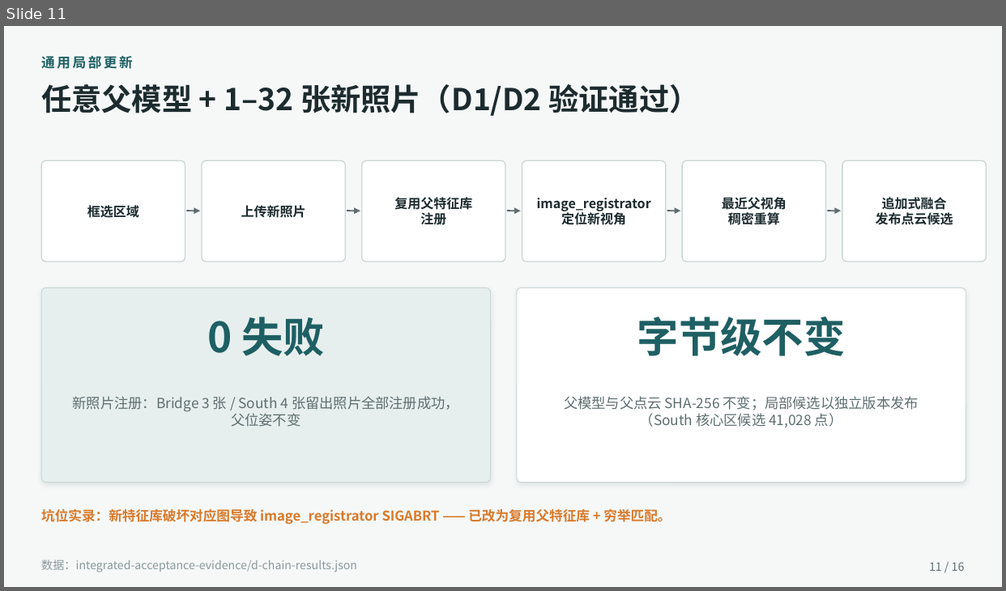
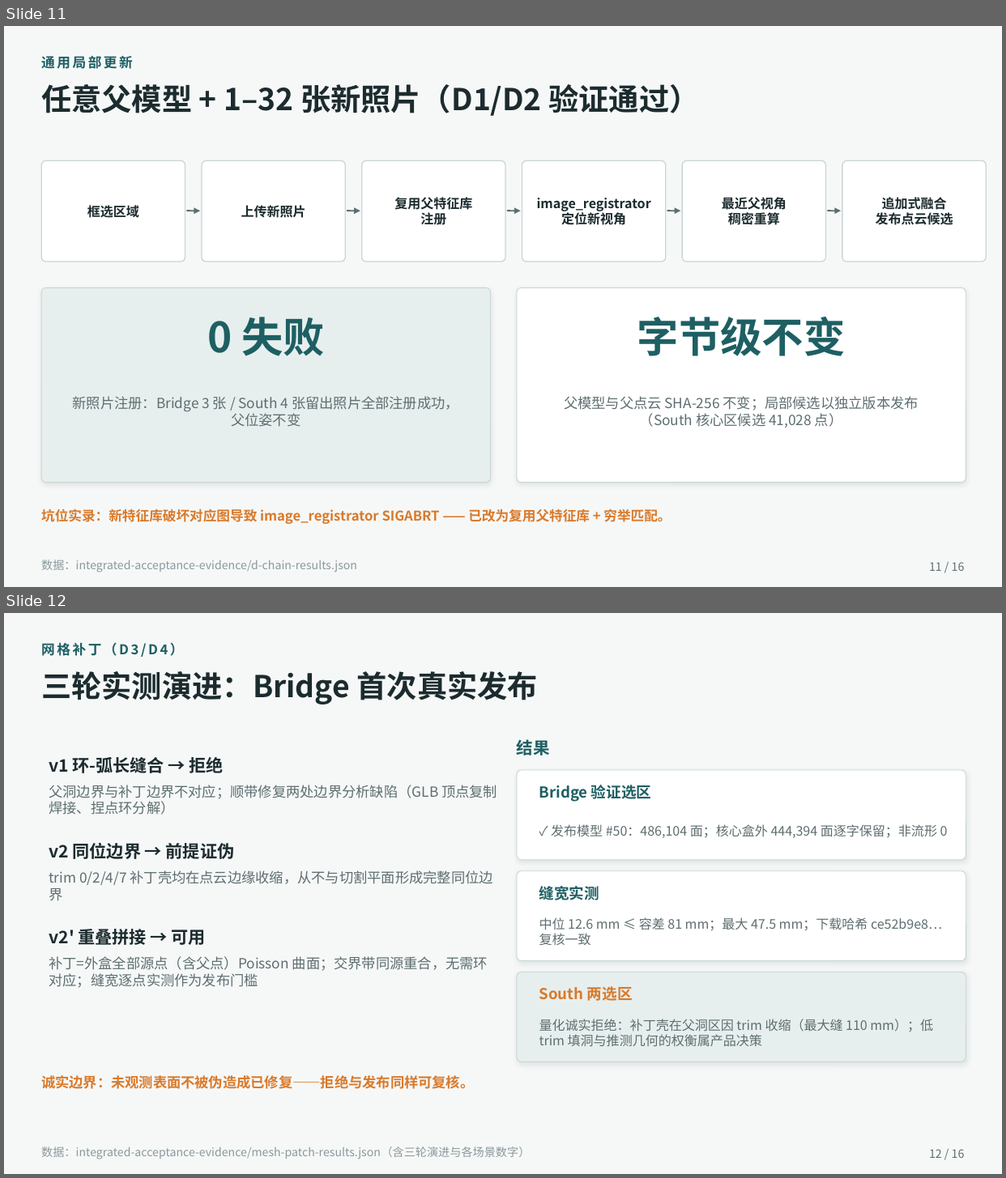
Before and after one commit to NeverPAN/SchoolProject, a slide deck: docs/答辩.pptx. Shown one above the other, each under a label of ours: slide 11 before the commit, slides 11 and 12 after it. The pictures are 1006x591 and 1006x1178 pixels, drawn with LibreOffice and Linux fonts; fonts in the diff are those of the drawing. Boxes give left, top, right and bottom in pixels: in the first picture for what was removed or moved away, otherwise in the second. Text is boxed around its words. In the diff, an @@ line names an element or a change of style, - is before the commit and + after.

```diff
--- a/docs/答辩.pptx
+++ b/docs/答辩.pptx
@@ slide 12 added at box(4, 613, 1002, 1174), background #F6F8F8 @@
@@ text added at box(41, 642, 183, 657), 13 pt, text #1E5F63, bold @@
+网格补丁（D3/D4）
@@ text added at box(41, 671, 538, 705), 29 pt, text #1C2B2E, bold @@
+三轮实测演进：Bridge 首次真实发布
@@ text added at box(49, 757, 224, 773), 16.5 pt, text #1C2B2E, bold @@
+v1 环-弧长缝合 → 拒绝
@@ text added at box(517, 739, 550, 756), 16 pt, text #1E5F63, bold @@
+结果
@@ rounded rectangle added at box(517, 770, 966, 860), fill #FFFFFF, outline #C9D6D5 0.75 pt @@
@@ text added at box(49, 785, 497, 815), 13.5 pt, text #5E6E70 @@
+父洞边界与补丁边界不对应；顺带修复两处边界分析缺陷（GLB 顶点复制焊接、捏点环分解）
@@ text added at box(539, 785, 651, 802), 14.5 pt, text #1E5F63, bold @@
+Bridge 验证选区
@@ text added at box(551, 824, 948, 838), 12.5 pt, text #5E6E70 @@
+✓ 发布模型 #50：486,104 面；核心盒外 444,394 面逐字保留；非流形 0
@@ text added at box(49, 843, 234, 859), 16.5 pt, text #1C2B2E, bold @@
+v2 同位边界 → 前提证伪
@@ text added at box(49, 871, 493, 901), 13.5 pt, text #5E6E70 @@
+trim 0/2/4/7 补丁壳均在点云边缘收缩，从不与切割平面形成完整同位边界
@@ rounded rectangle added at box(517, 871, 966, 961), fill #FFFFFF, outline #C9D6D5 0.75 pt @@
@@ text added at box(539, 886, 599, 901), 14.5 pt, text #1E5F63, bold @@
+缝宽实测
@@ text added at box(49, 926, 206, 948), 16.5 pt, text #1C2B2E, bold @@
+v2' 重叠拼接 → 可用
@@ text added at box(539, 918, 942, 945), 12.5 pt, text #5E6E70 @@
+中位 12.6 mm ≤ 容差 81 mm；最大 47.5 mm；下载哈希 ce52b9e8… 复核一致
@@ text added at box(49, 956, 488, 988), 13.5 pt, text #5E6E70 @@
+补丁=外盒全部源点（含父点）Poisson 曲面；交界带同源重合，无需环对应；缝宽逐点实测作为发布门槛
@@ rounded rectangle added at box(517, 973, 966, 1063), fill #E7EFEE, outline #C9D6D5 0.75 pt @@
@@ text added at box(539, 986, 633, 1001), 14.5 pt, text #D97A2B, bold @@
+South 两选区
@@ text added at box(539, 1019, 933, 1046), 12.5 pt, text #5E6E70 @@
+量化诚实拒绝：补丁壳在父洞区因 trim 收缩（最大缝 110 mm）；低 trim 填洞与推测几何的权衡属产品决策
@@ text added at box(41, 1076, 474, 1089), 13.5 pt, text #D97A2B, bold @@
+诚实边界：未观测表面不被伪造成已修复——拒绝与发布同样可复核。
@@ text added at box(41, 1147, 530, 1160), 11 pt, text #8A999B @@
+数据：integrated-acceptance-evidence/mesh-patch-results.json（含三轮演进与各场景数字）
@@ text added at box(929, 1149, 965, 1158), 11 pt, text #5E6E70 @@
+12 / 16
```
Also in this commit, not shown: 1 slide removed, 26 other files.
